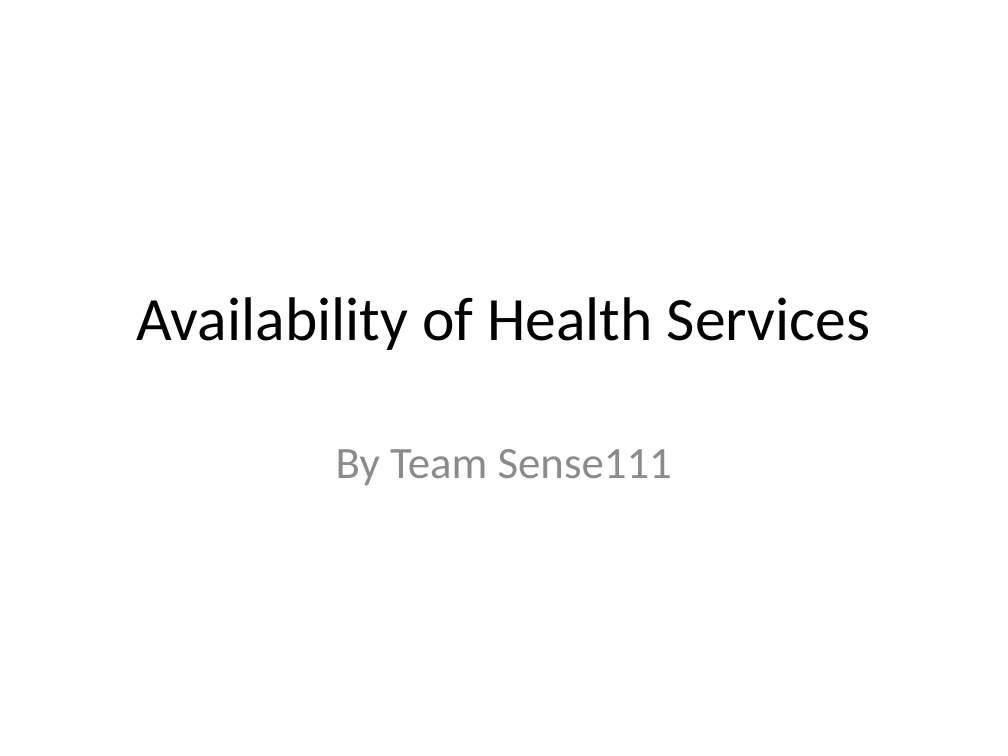
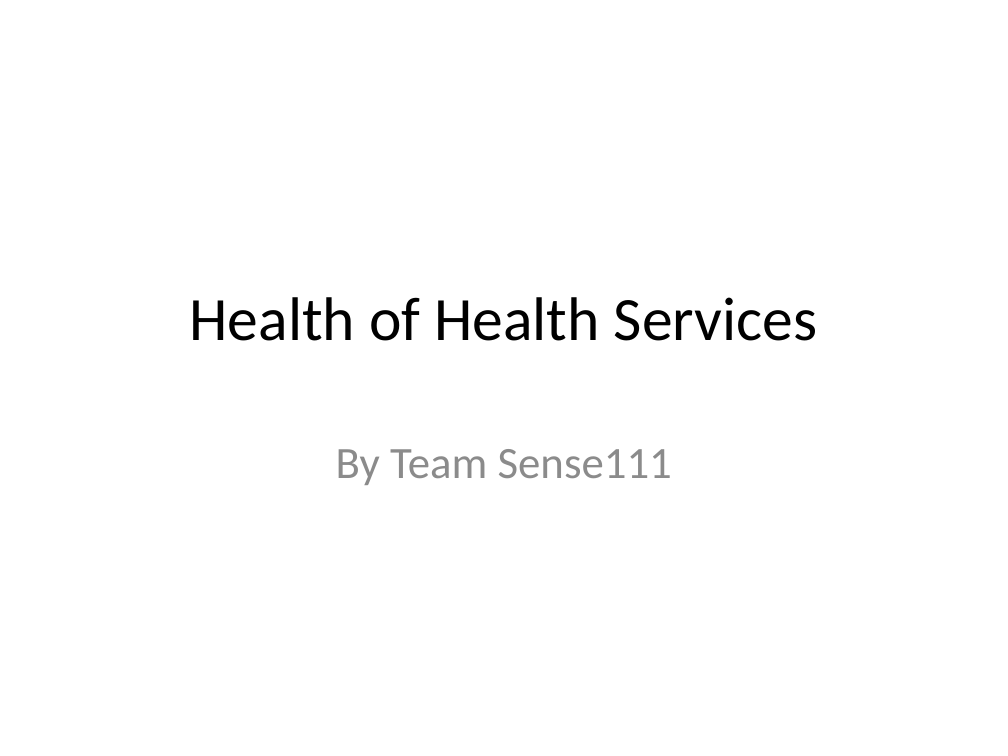
Before and after one commit to saravananselvamani/heathavailability, a slide deck: slide 1 of public/hackathon.pptx. Drawn at 1008x756 pixels with LibreOffice and Linux fonts; fonts in the diff are those of the drawing. Boxes give left, top, right and bottom in pixels: in the first picture for what was removed or moved away, otherwise in the second. Text is boxed around its words. In the diff, an @@ line names an element or a change of style, - is before the commit and + after.

Commit message:
updated ppt

```diff
--- a/public/hackathon.pptx
+++ b/public/hackathon.pptx
@@ title at box(190, 297, 817, 341): text changed @@
-Availability of Health Services
+Health of Health Services
```
